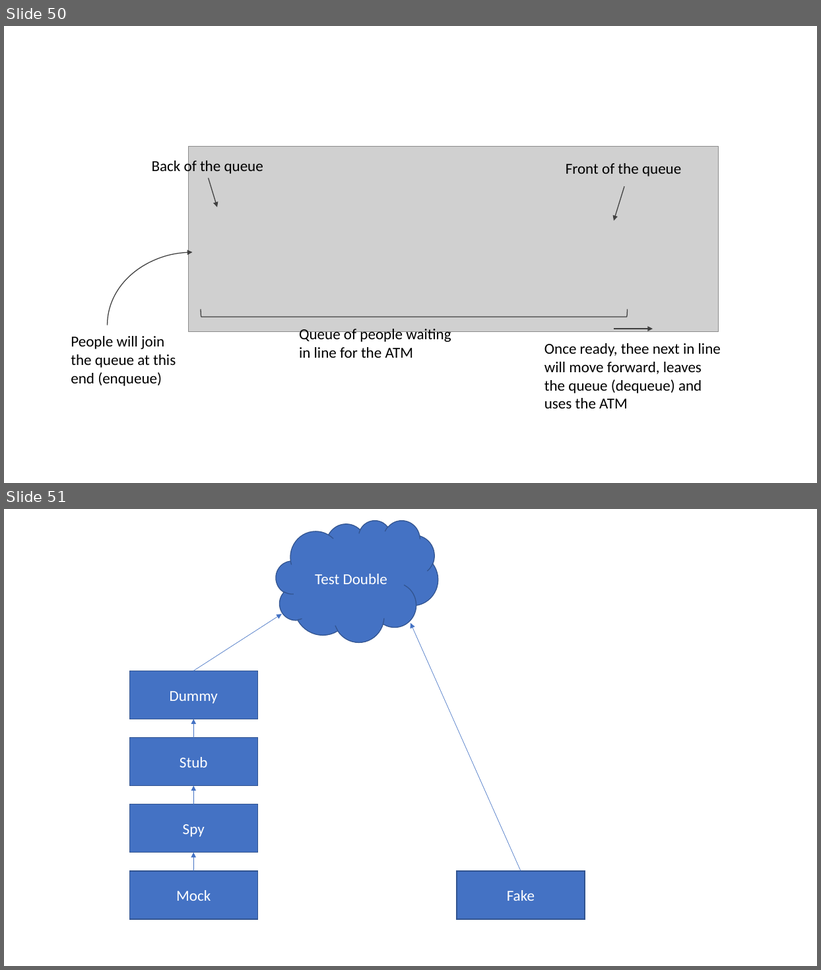
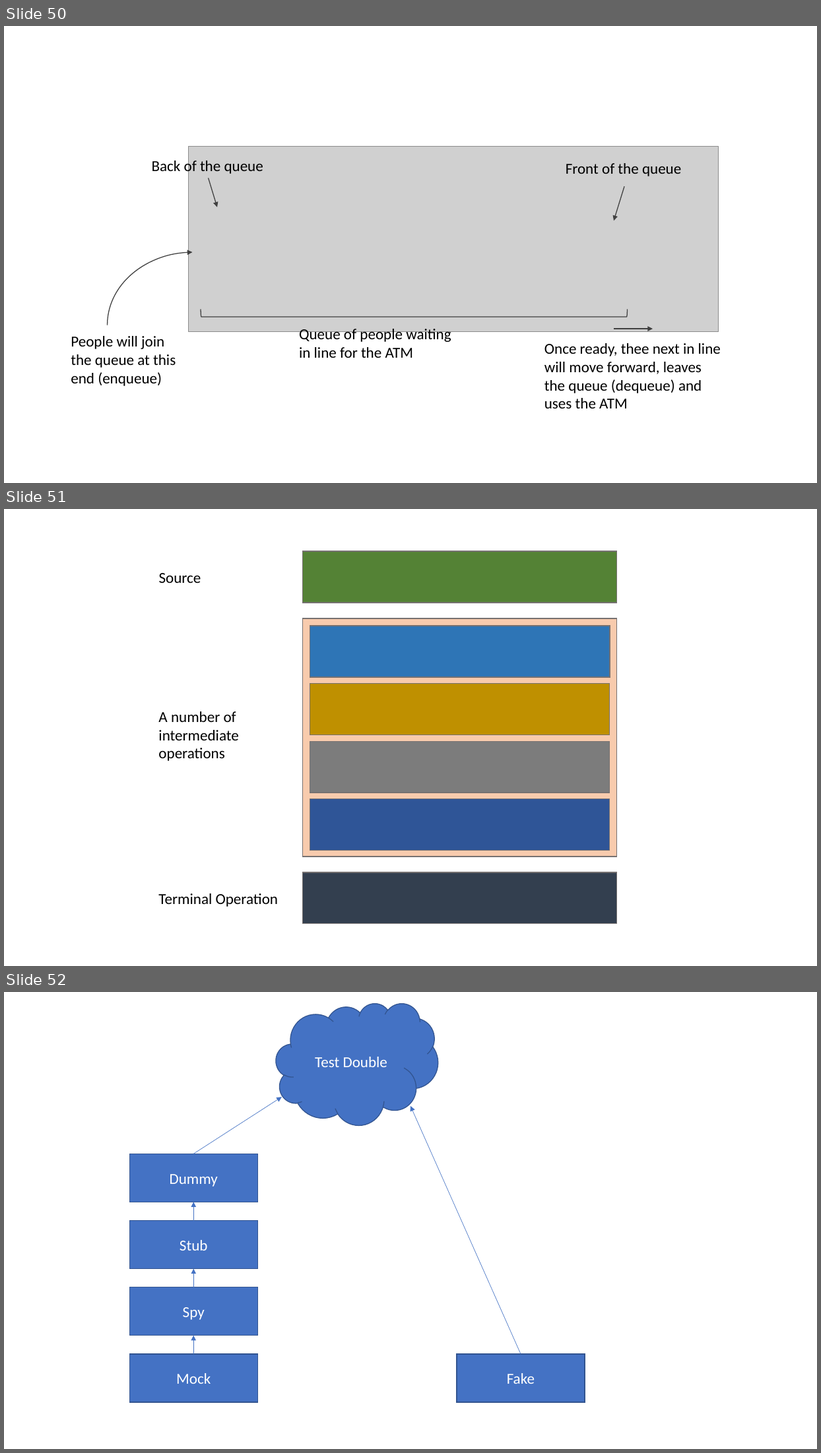
Before and after one commit to albertattard/java-boot-camp, a slide deck: assets/images/Images.pptx. Shown one above the other, each under a label of ours: slides 50 and 51 before the commit, slides 50, 51 and 52 after it. The pictures are 821x970 and 821x1453 pixels, drawn with LibreOffice and Linux fonts; fonts in the diff are those of the drawing; grey boxes stand for pictures. Boxes give left, top, right and bottom in pixels: in the first picture for what was removed or moved away, otherwise in the second. Text is boxed around its words. In the diff, an @@ line names an element or a change of style, - is before the commit and + after.

```diff
--- a/assets/images/Images.pptx
+++ b/assets/images/Images.pptx
@@ slide 51 added at [4,509,817,966], background #FFFFFF @@
@@ rectangle added at [303,551,617,602], fill #548235, outline #767171 1 pt @@
@@ text added at [159,573,201,583], 18 pt, text #000000 @@
+Source
@@ rectangle added at [303,619,617,857], fill #F8CBAD, outline #767171 1 pt @@
@@ rectangle added at [310,626,611,677], fill #2E75B6, outline #767171 1 pt @@
@@ rectangle added at [310,683,610,735], fill #BF9000, outline #767171 1 pt @@
@@ text added at [158,712,238,761], 18 pt, text #000000 @@
+A number of intermediate operations
@@ rectangle added at [310,741,610,793], fill #7C7C7C, outline #767171 1 pt @@
@@ rectangle added at [310,799,610,851], fill #2F5597, outline #767171 1 pt @@
@@ rectangle added at [303,873,617,923], fill #333F50, outline #767171 1 pt @@
@@ text added at [158,894,278,907], 18 pt, text #000000 @@
+Terminal Operation
@@ what was slide 51 is now slide 52 @@
```
Also in this commit, not shown: 8 other files.
